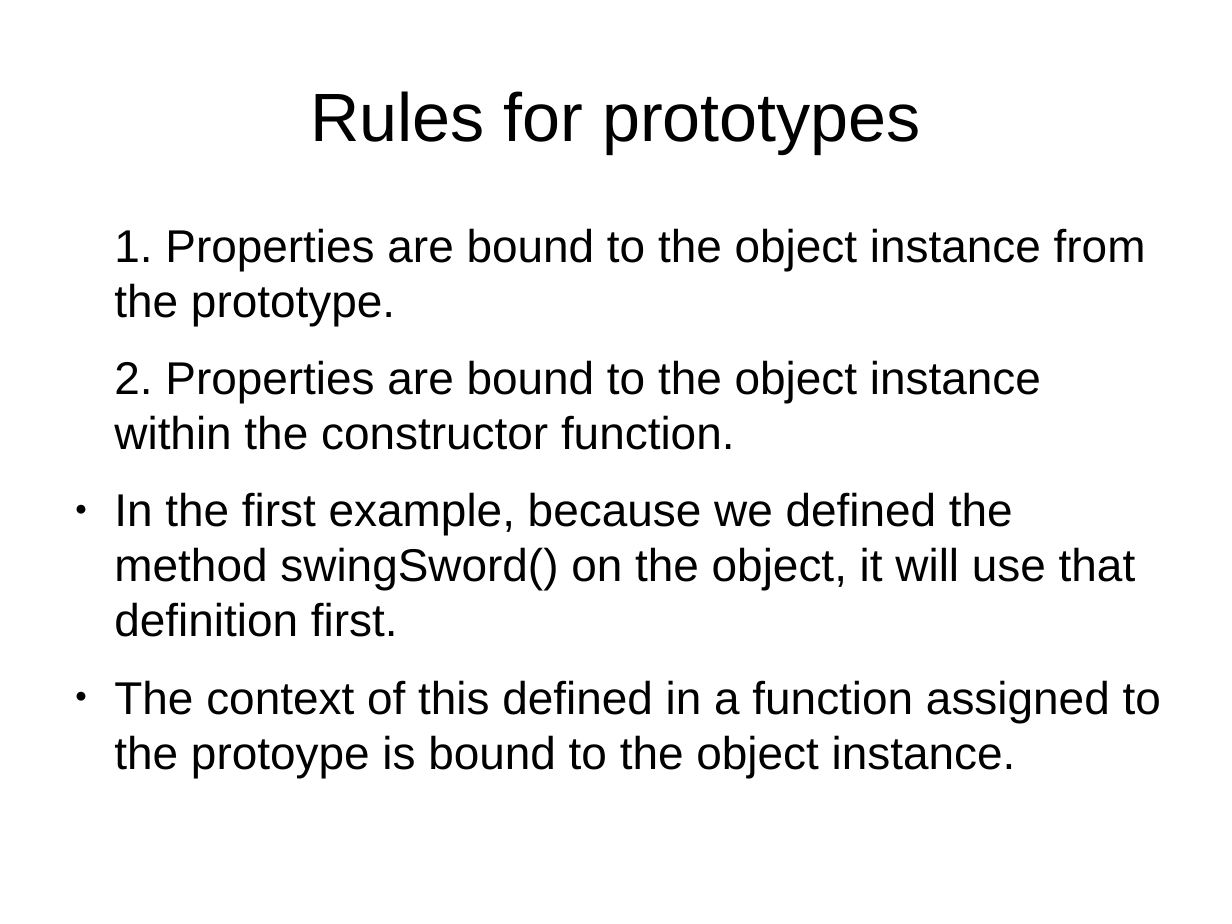
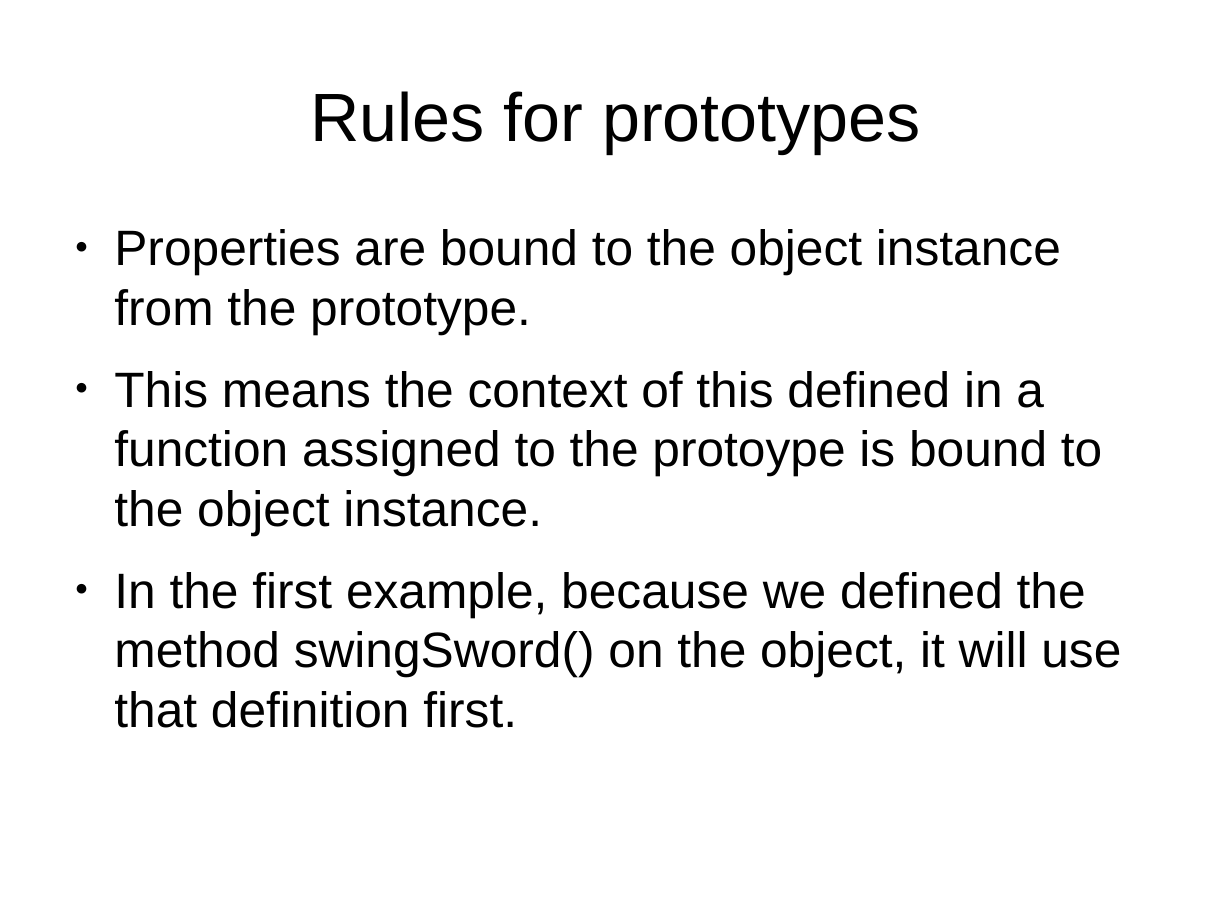
Before and after one commit to tomafc330/presentations, a slide deck: slide 25 of advanced-javascript/presentation.odp (slide 24 before the commit). Drawn at 1232x924 pixels with LibreOffice and Linux fonts; fonts in the diff are those of the drawing. Boxes give left, top, right and bottom in pixels: in the first picture for what was removed or moved away, otherwise in the second. Text is boxed around its words. In the diff, an @@ line names an element or a change of style, - is before the commit and + after.

```diff
--- a/advanced-javascript/presentation.odp
+++ b/advanced-javascript/presentation.odp
@@ text at [114, 229, 1102, 535]: text changed; size 29.6 to 32 pt @@
-1. Properties are bound to the object instance from the prototype.
-2. Properties are bound to the object instance within the constructor function.
+● Properties are bound to the object instance from the prototype.
+● This means the context of this defined in a function assigned to the protoype is bound to the object instance.
@@ text at [114, 572, 1121, 728]: size 29.6 to 32 pt in "In the first example, because we defined ..." @@
@@ text at [114, 680, 1161, 778]: paragraph removed @@
-● The context of this defined in a function assigned to the protoype is bound to the object instance.
```
Also in this commit, not shown: 4 other slides changed, 2 slides added, 7 other files.
